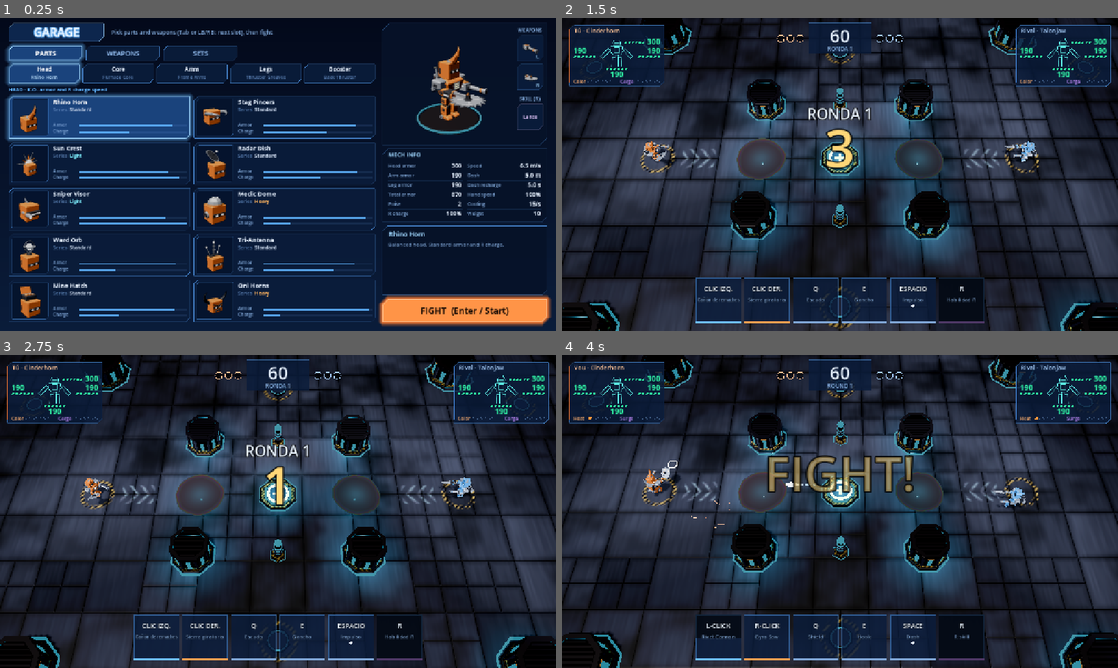
Above: before the commit, frames 1-4 (two rows, left to right).
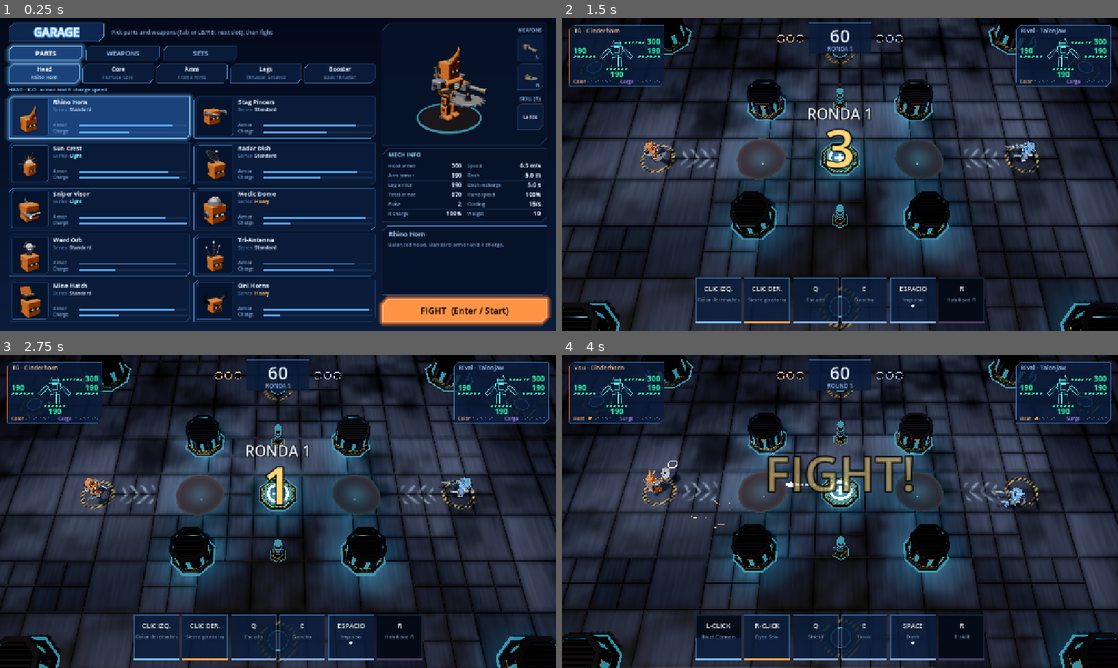
Above: after the commit, the same moments.

Repository: Vegm92/mech-duel
Game: Godot game, scene res://main.tscn
Same seed, same stepped clock (60 frames per second), same inputs: the game is played once before the commit and once after it.
Inputs (mouse positions are in pixels of both pictures, inside the frame that each line leads up to):
- Up to frame 1 (0.25 s): no input
- Up to frame 2 (1.5 s): click "FIGHT (Enter / Start)" at 0.5 s; tap Enter (ui_accept) at 1.25 s; move the mouse to (962, 158) at 1.27 s; hold D from 1.28 s (still down); tap L at 1.35 s; click (962, 158) at 1.42 s
- Up to frame 3 (2.75 s): tap Enter (ui_accept) at 1.52 s; release D at 2 s; drag from (166, 527) to (250, 574) at 2.02 s
- Up to frame 4 (4 s): move the mouse to (895, 442) at 2.77 s; hold D 2.78-3.5 s; tap Tab at 2.85 s; tap L at 3.05 s; tap Enter (ui_accept) at 3.5 s; drag from (812, 574) to (673, 464) at 3.52 s

The runs differ from the first frame. In frame 1, 0.5% of the frame differs, in the area x 3-97%, y 8-89%; in frame 2, 0.1%; in frame 3, 0.1%; in frame 4, 0.1%.

Commit message:
feat(godot): mech metal per slot, team-color accents, and a wind-up bar that no longer blooms
mech.gd SKIN holds the mech surface knobs:
- metal and roughness per slot: body paint 0.35 / 0.4 (was 0.3 / 0.5),
  steel trim 0.75 / 0.35 (0.55 / 0.5), joints 0.6 / 0.55 (0.4 / 0.6).
  The grey parts read as steel with highlights, so the team paint
  stands out against them.
- the glow slot (gun strips, saw marks) is a team-color light on a black
  base at 0.9. It was TEAM_LIGHT at 1.6, which AgX turned near white.
- the lance and rail wind-up bar (aim_line) is Mech.flat additive in the
  same warm color, shape and fade. It was Mech.glow at 4.0 and bloomed:
  seed 7 bright with the bar on screen drops from 2.75 % to 0.79 %.

These materials are shared with the garage previews.

Story: visual overhaul M3
Design: docs/visual-plan.md (M3)

Co-Authored-By: Claude Opus 5.5 <noreply@anthropic.com>

Diff:
--- a/godot/src/mech.gd
+++ b/godot/src/mech.gd
@@ -27,6 +27,7 @@
 const TIP := {"drill": 1.4, "bunker": 1.25, "fist": 0.72}
 const WHIP := {"links": 16, "len": 3.95, "coil": 2.2, "back": 2.4, "crack": 2.5}
 const TRAIL_LIFE := 0.16
+const SKIN := {"body": [0.35, 0.4], "trim": [0.75, 0.35], "joint": [0.6, 0.55], "accent": 0.9, "aim": Color(1.0, 0.75, 0.35, 0.7)}
 
 var team := 0
 var body_mat: StandardMaterial3D
@@ -212,10 +213,15 @@
 static func paints(lo: Dictionary, t: int) -> Dictionary:
 	var body := StandardMaterial3D.new()
 	body.albedo_color = TEAM[t]
-	body.metallic = 0.3
-	body.roughness = 0.5
+	body.metallic = SKIN.body[0]
+	body.roughness = SKIN.body[1]
 	body.emission_enabled = true
 	body.emission = Color.BLACK
+	var accent := StandardMaterial3D.new()
+	accent.albedo_color = Color.BLACK
+	accent.emission_enabled = true
+	accent.emission = TEAM[t]
+	accent.emission_energy_multiplier = SKIN.accent
 	var gem := StandardMaterial3D.new()
 	gem.albedo_color = EYES[t]
 	gem.emission_enabled = true
@@ -226,7 +232,7 @@
 	boost.albedo_color = bc
 	boost.emission_enabled = true
 	boost.emission = bc
-	return {"body": body, "trim": mat(STEEL, 0.0, 0.55, 0.5), "joint": mat(DARK, 0.0, 0.4, 0.6), "gem": gem, "boost": boost, "core": glow(CORE_C[lo.core], 3.0), "heal": glow(Color8(90, 255, 150), 3.0), "glow": glow(TEAM_LIGHT[t], 1.6), "flame": glow(Color8(255, 150, 60), 5. …(130 unchanged characters)…
+	return {"body": body, "trim": mat(STEEL, 0.0, SKIN.trim[0], SKIN.trim[1]), "joint": mat(DARK, 0.0, SKIN.joint[0], SKIN.joint[1]), "gem": gem, "boost": boost, "core": glow(CORE_C[lo.core], 3.0), "heal": glow(Color8(90, 255, 150), 3.0), "glow": accent, "flame": glow(Color8(255, 150, 60), 5. …(130 unchanged characters)…
 
 
 static func arm(p: Node3D, kind: String, s: String, parts: Dictionary) -> MeshInstance3D:
@@ -308,7 +314,7 @@
 	shield.visible = false
 	bubble = add(self, ball(1.35, 20), glow(Color8(110, 170, 255), 1.2, 0.18), Vector3(0, 1.0, 0))
 	bubble.visible = false
-	aim_line = add(torso, box(Vector3(1, 0.06, 1)), glow(Color8(255, 190, 90), 4.0, 0.6), Vector3(0, 1.08, 0))
+	aim_line = add(torso, box(Vector3(1, 0.06, 1)), flat(SKIN.aim, true), Vector3(0, 1.08, 0))
 	aim_line.visible = false
 	var tm := StandardMaterial3D.new()
 	tm.shading_mode = BaseMaterial3D.SHADING_MODE_UNSHADED
